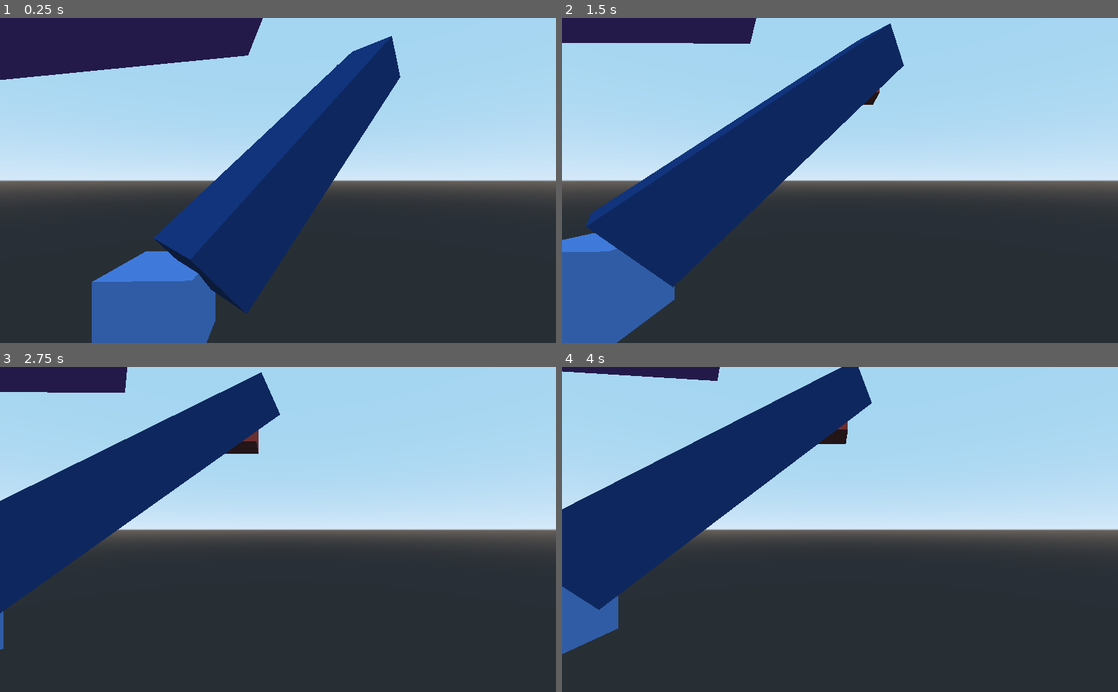
Above: before the commit, frames 1-4 (two rows, left to right).
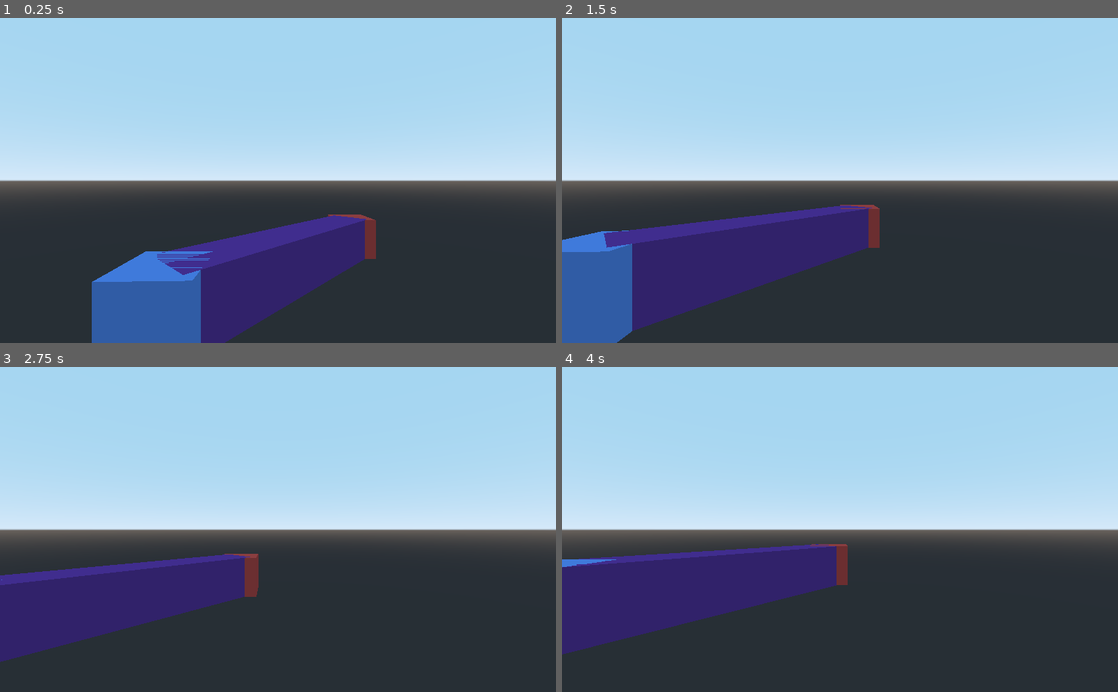
Above: after the commit, the same moments.

Repository: aarongerbrandt/CSC303_FinalProject
Game: Godot game, scene res://3DPointTest.tscn
Two runs of this game, one before a commit and one after it. Both use one fixed random seed, a clock stepped at 60 frames per second and the inputs below.
Inputs (mouse positions are in pixels of both pictures, inside the frame that each line leads up to):
- Up to frame 1 (0.25 s): no input
- Up to frame 2 (1.5 s): tap Enter at 0.5 s; move the mouse to (962, 164) at 0.52 s; hold D 0.53-1.25 s; tap Q at 0.6 s; click (962, 164) at 0.67 s; drag from (728, 196) to (812, 245) at 1.27 s
- Up to frame 3 (2.75 s): tap Space at 2 s; move the mouse to (333, 458) at 2.02 s; hold D from 2.03 s (still down); tap Shift at 2.1 s
- Up to frame 4 (4 s): release D at 2.75 s; drag from (812, 594) to (673, 480) at 2.77 s; tap Enter at 3.5 s; move the mouse to (1006, 578) at 3.52 s; hold A from 3.53 s (still down); tap Q at 3.6 s

The runs differ from the first frame. In frame 1, 26% of the frame differs, in the area x 0-72%, y 0-100%; in frame 2, 25%; in frame 3, 23%; in frame 4, 24%.

Commit message:
First working test version

Diff:
--- a/3DPointTest.gd
+++ b/3DPointTest.gd
@@ -2,7 +2,7 @@
 
 export(Vector3) var p1 = Vector3(1, 0, 1)
 export(Color) var p1_color = Color.cornflower
-export(Vector3) var p2 = Vector3(8, 8, 8)
+export(Vector3) var p2 = Vector3(8, 0, 8)
 export(Color) var p2_color = Color.coral
 
 export(Color) var bridge_color = Color.rebeccapurple
@@ -15,6 +15,7 @@
 	drawBridge(p1, p2)
 
 func showPoints():
+	# Create CSG Boxes to show where the points are
 	var csg1 = CSGBox.new()
 	add_child(csg1)
 	var csg2 = CSGBox.new()
@@ -71,15 +72,17 @@
 	bridgeMaterial.albedo_color = bridge_color
 	cubeMesh.material = bridgeMaterial
 
-	cubeMesh.size = Vector3(distance, 2, 2)
+	cubeMesh.size = Vector3(2, 2, distance)
 
 	meshInstance.mesh = cubeMesh
 	meshInstance.create_convex_collision(true, true)
 
 	print("angle: %.2f" % vertical_angle)
-	staticBody.global_translation = midpoint
 	print(distance)
 	print(midpoint)
 
-	staticBody.transform = staticBody.transform.rotated(Vector3.DOWN, angle)
-	staticBody.transform = staticBody.transform.rotated(Vector3.LEFT, vertical_angle)
+	staticBody.look_at_from_position(p1, p2, Vector3(0, 1, 0))
+	staticBody.global_translation = midpoint
+
+#	staticBody.transform = staticBody.transform.rotated(Vector3.DOWN, angle)
+#	staticBody.transform = staticBody.transform.rotated(Vector3.LEFT, vertical_angle)
--- a/3DPointTest.tscn
+++ b/3DPointTest.tscn
@@ -25,6 +25,7 @@
 transform = Transform( -0.0309746, 0, -0.99952, 0, 1, 0, 0.99952, 0, -0.0309746, -4.786, 3.04501, 3.6 )
 
 [node name="StaticBody" type="StaticBody" parent="."]
+visible = false
 
 [node name="CollisionShape" type="CollisionShape" parent="StaticBody"]
 
